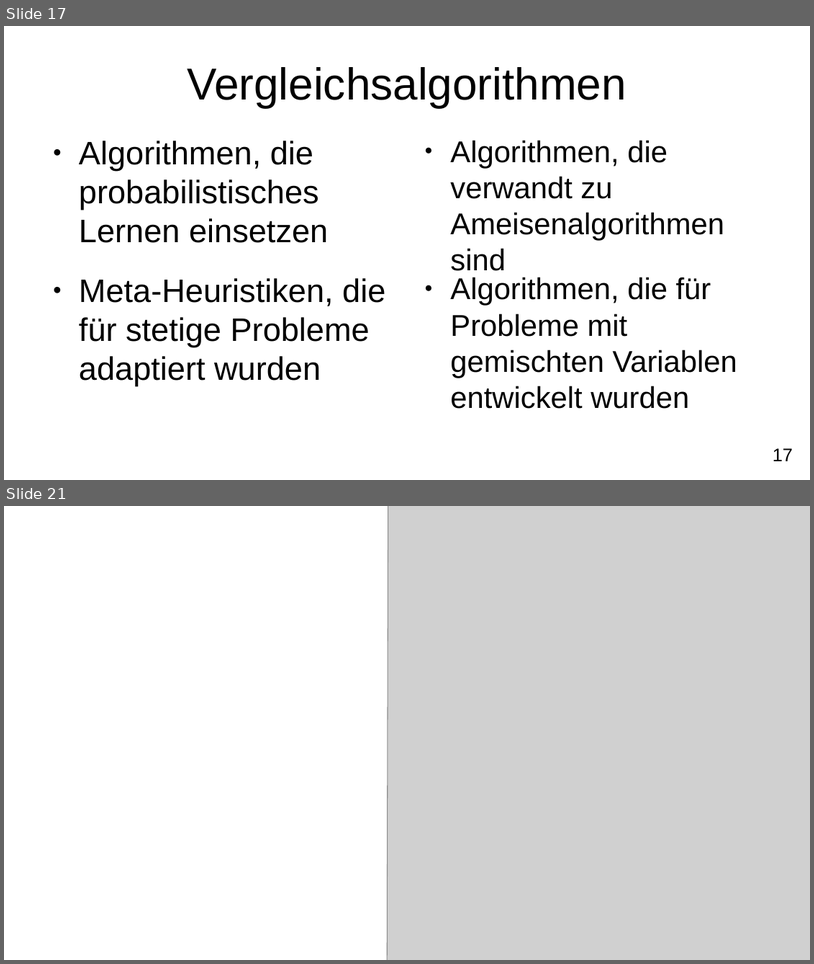
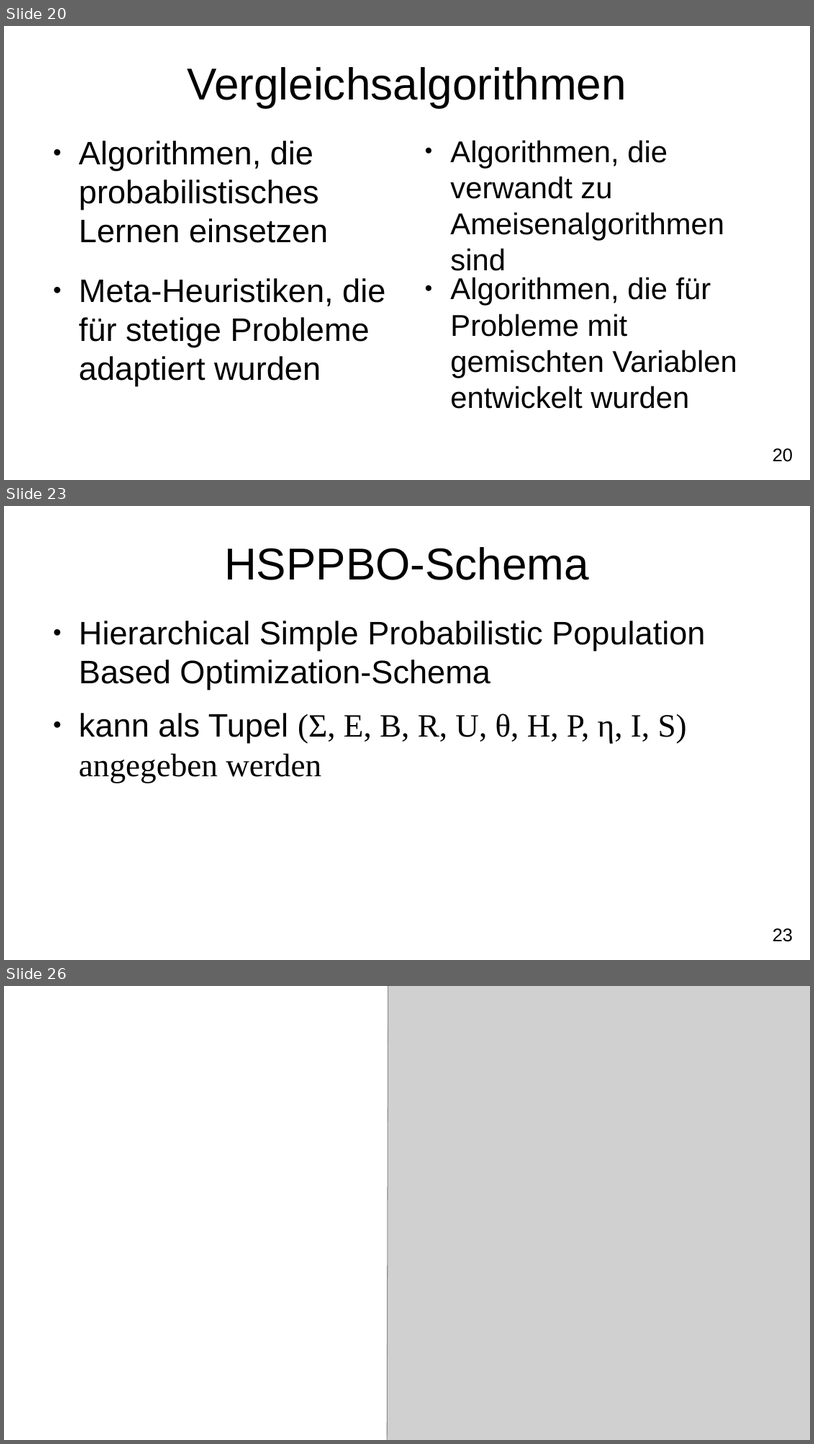
Before and after one commit to FXJackAll/Masterarbeit_Code, a slide deck: Masterarbeit_Verteidigung/Masterarbeit_Verteidigung.odp. Shown one above the other, each under a label of ours: slides 17 and 21 before the commit, slides 20, 23 and 26 after it; the slides between them are not shown. The pictures are 814x964 and 814x1444 pixels, drawn with LibreOffice and Linux fonts; fonts in the diff are those of the drawing; grey boxes stand for pictures; background and template pictures are left out. Boxes give left, top, right and bottom in pixels: in the first picture for what was removed or moved away, otherwise in the second. Text is boxed around its words. In the diff, an @@ line names an element or a change of style, - is before the commit and + after.

```diff
--- a/Masterarbeit_Verteidigung/Masterarbeit_Verteidigung.odp
+++ b/Masterarbeit_Verteidigung/Masterarbeit_Verteidigung.odp
@@ slide 23 added at [4,506,810,960], background #FFFFFF; not listed: 1 template element that a slide beside it also shows @@
@@ title added at [224,547,589,580], 44 pt, text #000000 @@
+HSPPBO-Schema
@@ text added at [79,620,705,782], 32 pt, text #000000 @@
+● Hierarchical Simple Probabilistic Population Based Optimization-Schema
+● kann als Tupel (Σ, E, B, R, U, θ, H, P, η, I, S) angegeben werden
@@ what was slide 17 is now slide 20 @@
@@ page number at [773,448,793,462]: text changed @@
-17
+20
@@ what was slide 21 is now slide 26 @@
```
Also in this commit, not shown: 10 slides changed, 12 other slides added, 4 slides removed, 8 other files.
